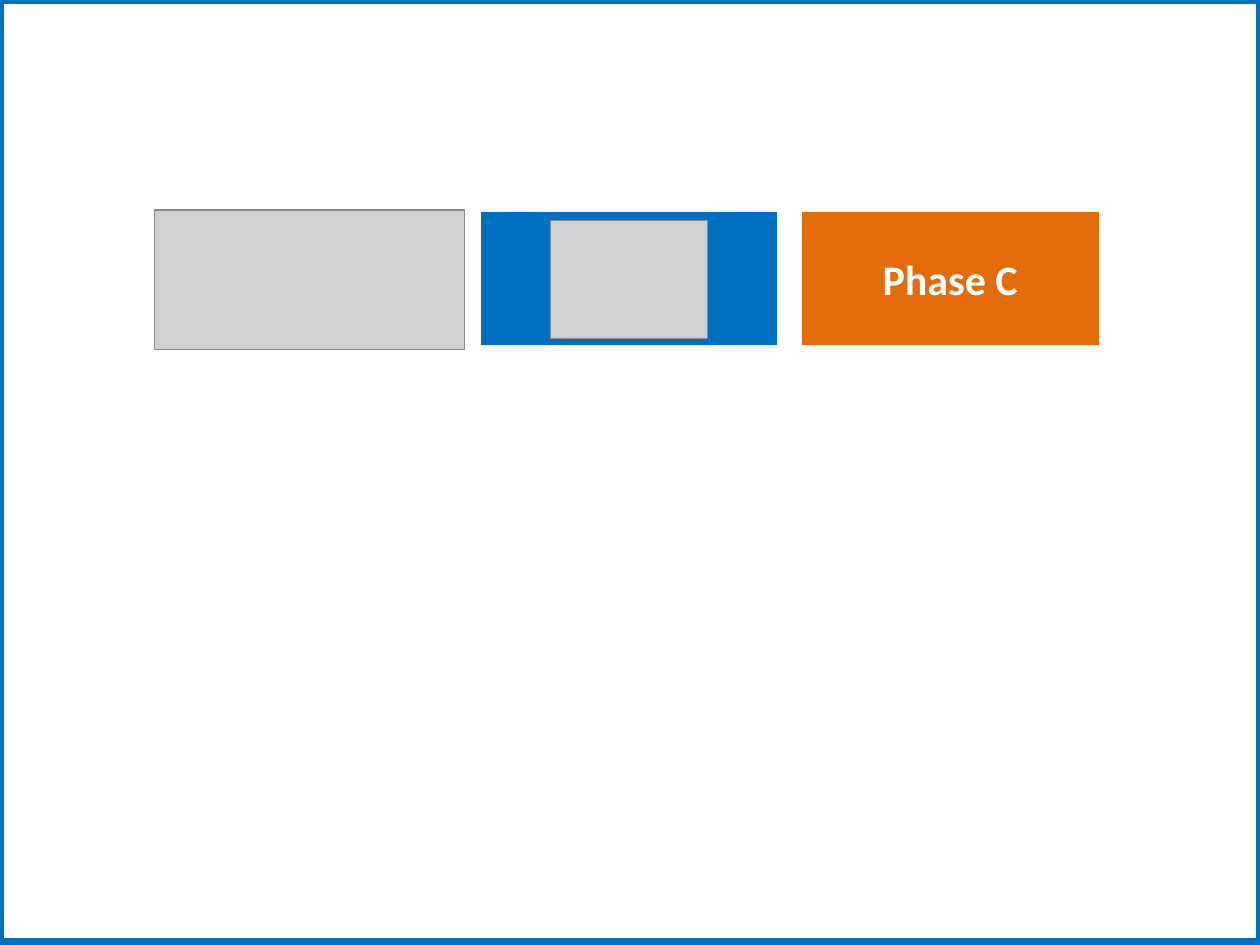
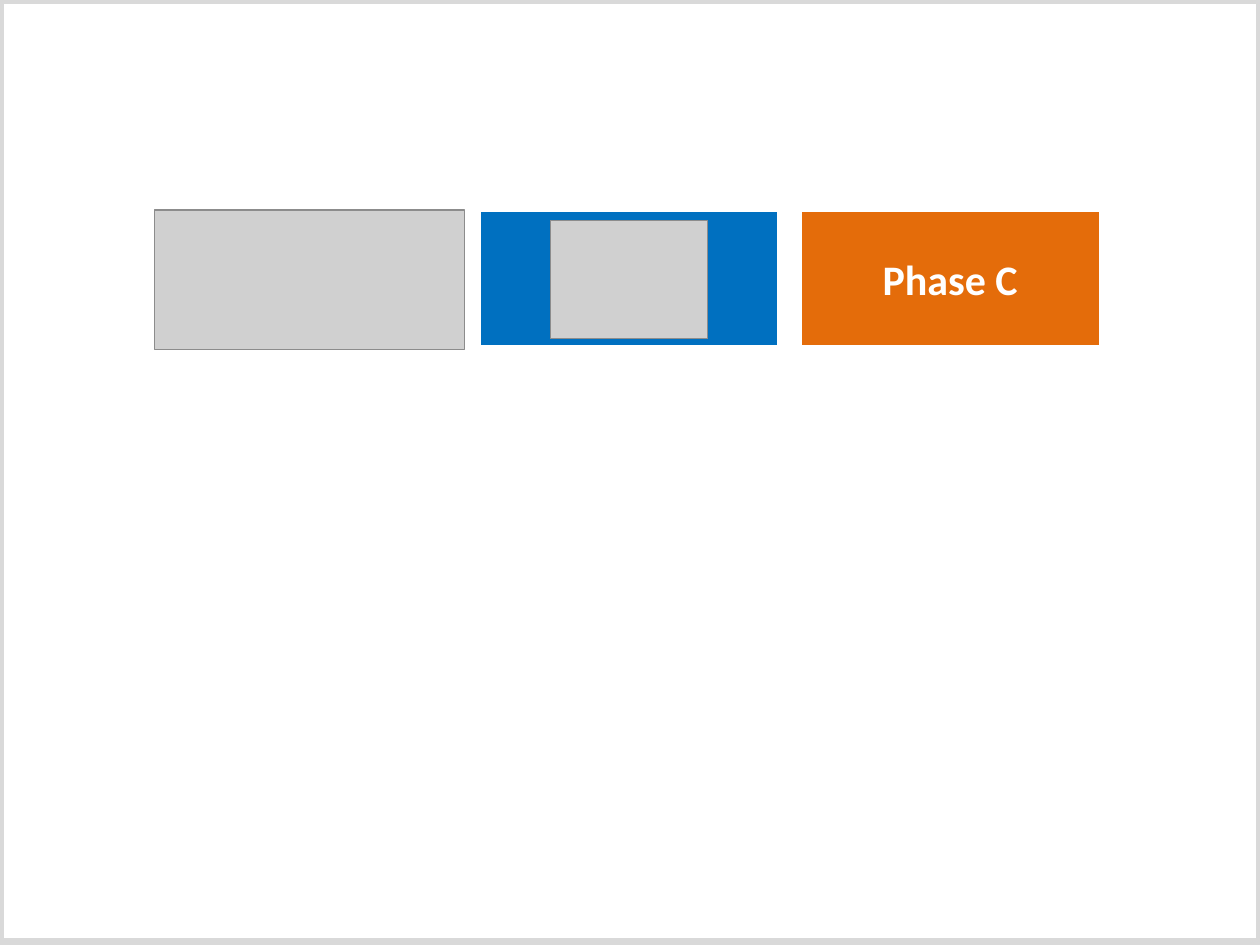
Before and after one commit to PowerPointLabs/PowerPointLabs, a slide deck: slide 23 of doc/Landing page image - after.pptx. Drawn at 1260x945 pixels with LibreOffice and Linux fonts; fonts in the diff are those of the drawing; grey boxes stand for pictures. Boxes give left, top, right and bottom in pixels: in the first picture for what was removed or moved away, otherwise in the second. Text is boxed around its words. In the diff, an @@ line names an element or a change of style, - is before the commit and + after.

```diff
--- a/doc/Landing page image - after.pptx
+++ b/doc/Landing page image - after.pptx
@@ rectangle at [0,0,1260,942]: outline #0070C0 4.5 pt to #D9D9D9 4.5 pt @@
```
Also in this commit, not shown: 28 other slides changed, 2 slides added, 2 slides removed, 3 other files.
